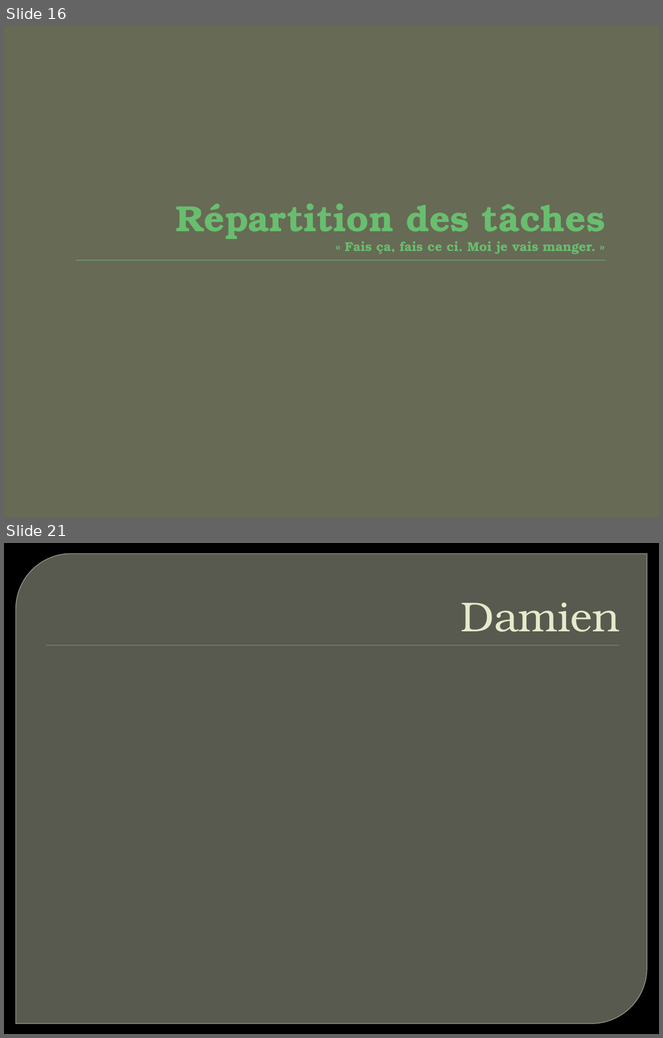
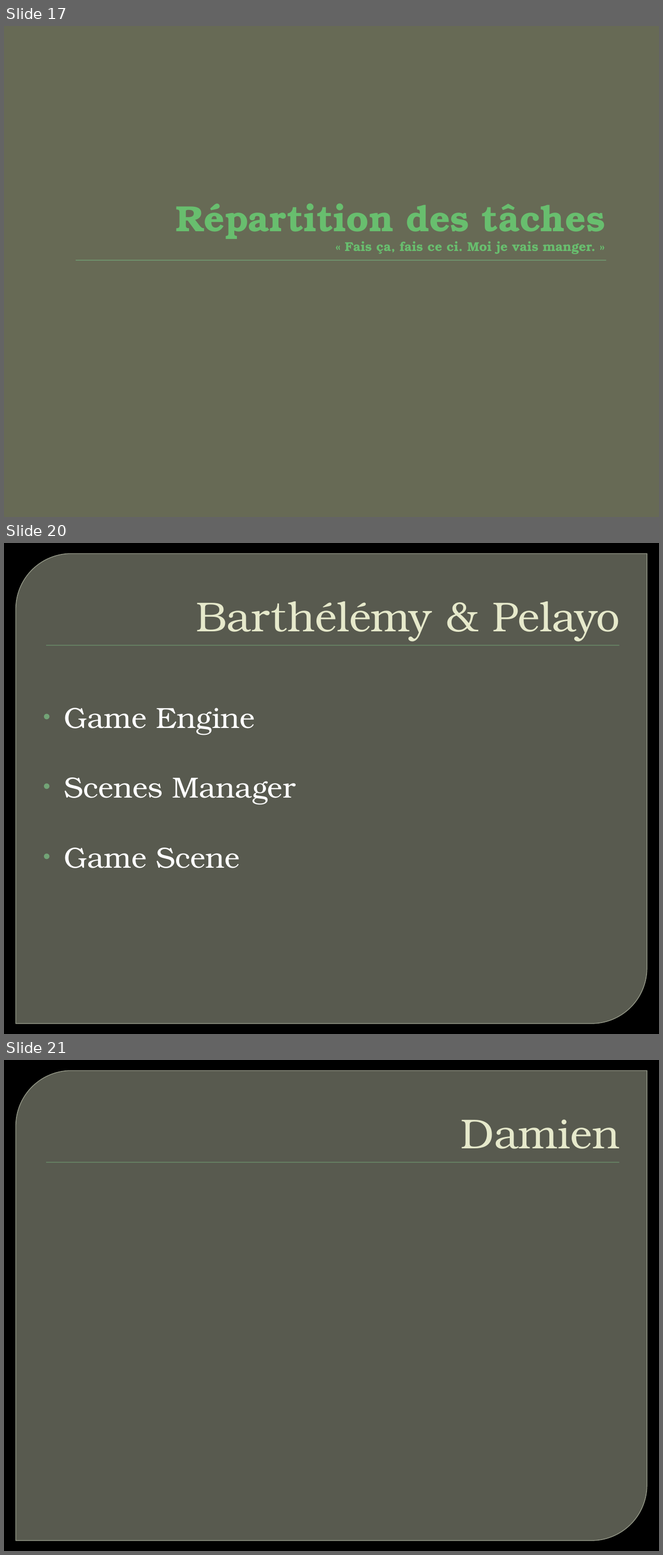
Before and after one commit to Raphy/bomberman, a slide deck: Bomberman - Présentation.pptx. Shown one above the other, each under a label of ours: slides 16 and 21 before the commit, slides 17, 20 and 21 after it; the slides between them are not shown. The pictures are 663x1038 and 663x1555 pixels, drawn with LibreOffice and Linux fonts; fonts in the diff are those of the drawing; background and template pictures are left out. Boxes give left, top, right and bottom in pixels: in the first picture for what was removed or moved away, otherwise in the second. Text is boxed around its words. In the diff, an @@ line names an element or a change of style, - is before the commit and + after.

```diff
--- a/Bomberman - Présentation.pptx
+++ b/Bomberman - Présentation.pptx
@@ slide 20 added at [4, 543, 659, 1034], background picture (left out); not listed: 2 template elements that a slide beside it also shows @@
@@ title added at [196, 601, 620, 641], 46 pt, text #E7EACB @@
+Barthélémy & Pelayo
@@ text added at [64, 708, 296, 869], 32 pt, text #FFFFFF @@
+• Game Engine
+• Scenes Manager
+• Game Scene
@@ what was slide 16 is now slide 17 @@
```
Also in this commit, not shown: 2 slides changed, 4 other slides added, 4 slides removed.
